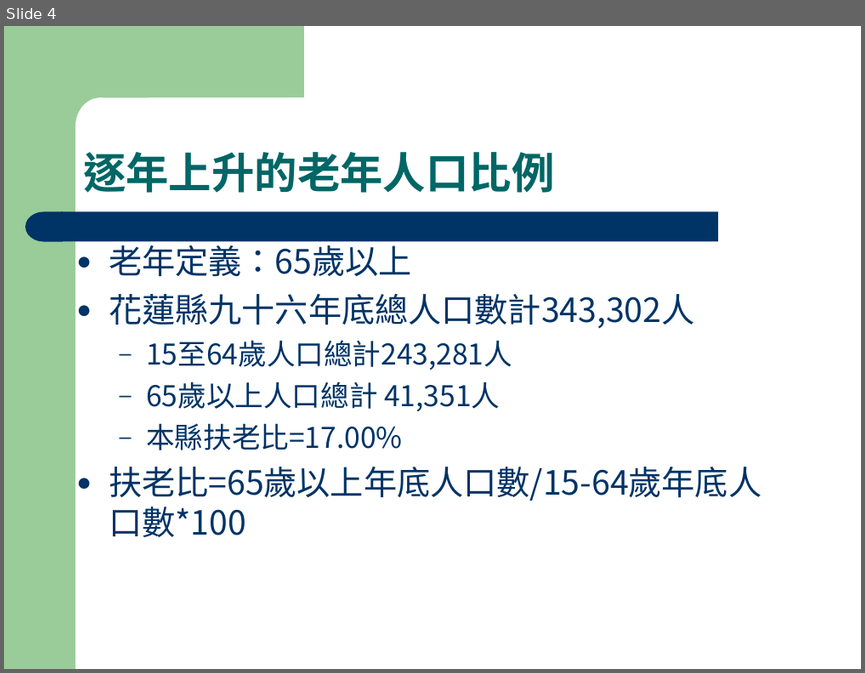
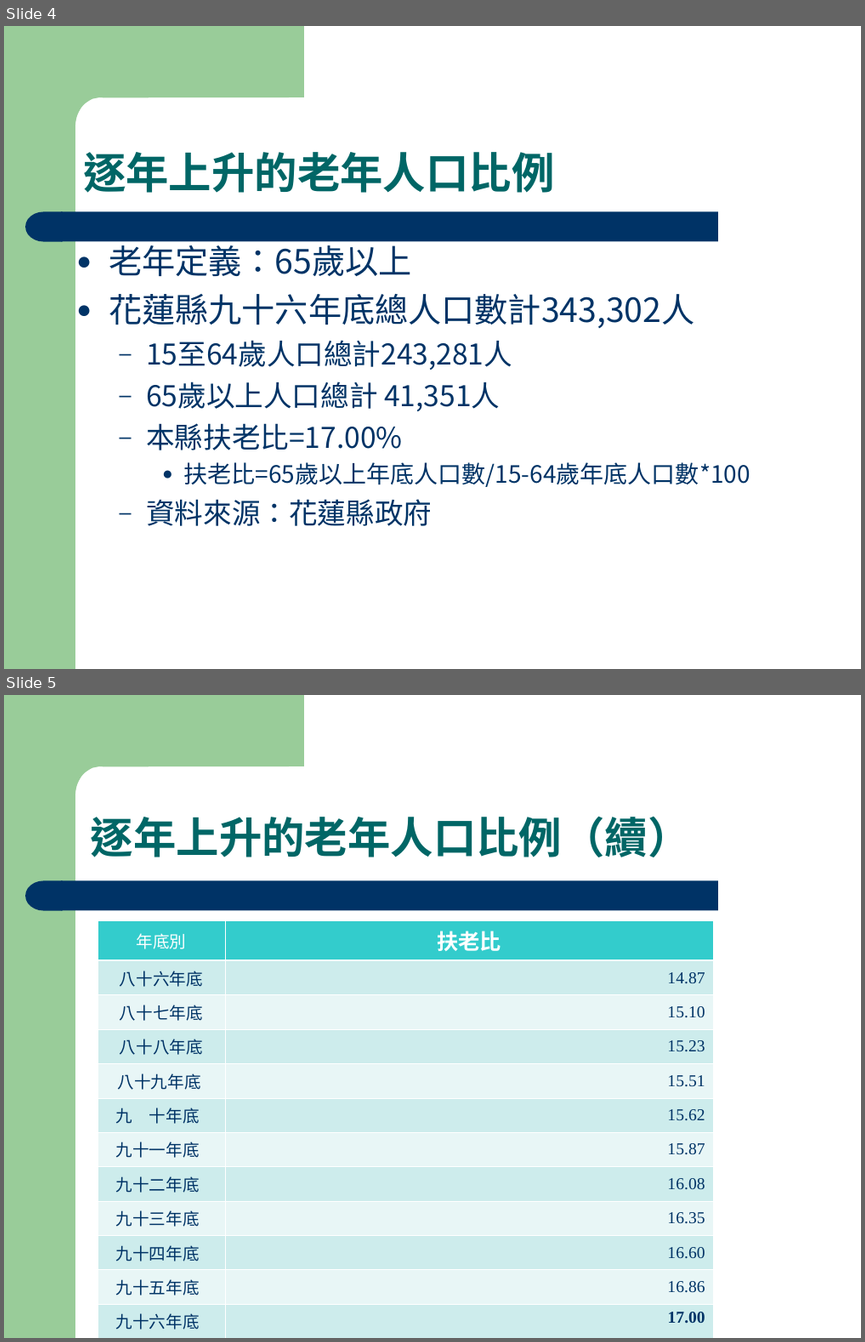
Before and after one commit to fhopecc/fhopecc, a slide deck: public/tutor/home_care.ppt. Shown one above the other, each under a label of ours: slide 4 before the commit, slides 4 and 5 after it. The pictures are 865x673 and 865x1342 pixels, drawn with LibreOffice and Linux fonts; fonts in the diff are those of the drawing. Boxes give left, top, right and bottom in pixels: in the first picture for what was removed or moved away, otherwise in the second. Text is boxed around its words. In the diff, an @@ line names an element or a change of style, - is before the commit and + after.

```diff
--- a/public/tutor/home_care.ppt
+++ b/public/tutor/home_care.ppt
@@ slide 5 added at (x1=4, y1=695, x2=861, y2=1338), background #FFFFFF; not listed: 4 template elements that a slide beside it also shows @@
@@ text added at (x1=91, y1=816, x2=691, y2=857), 36 pt, text #006666, bold @@
+逐年上升的老年人口比例（續）
@@ table added at (x1=98, y1=920, x2=713, y2=1338), 12 rows, 2 columns @@
+年底別 | 扶老比
+八十六年底 | 14.87
+八十七年底 | 15.10
+八十八年底 | 15.23
+八十九年底 | 15.51
+九 十年底 | 15.62
+九十一年底 | 15.87
+九十二年底 | 16.08
+九十三年底 | 16.35
+九十四年底 | 16.60
+九十五年底 | 16.86
+九十六年底 | 17.00
@@ slide 4 changed as well @@
@@ text at (x1=183, y1=462, x2=749, y2=487): size 28 to 20 pt in "扶老比=65歲以上年底人口數/15-64歲年底人口數*100"; list level 1 to 3 in "扶老比=65歲以上年底人口數/15-64歲年底人口數*100" @@
@@ text at (x1=146, y1=499, x2=432, y2=526): paragraph added @@
+  – 資料來源：花蓮縣政府
```
Also in this commit, not shown: 29 other slides changed, 4 other slides added, 2 slides removed, 3 other files.
